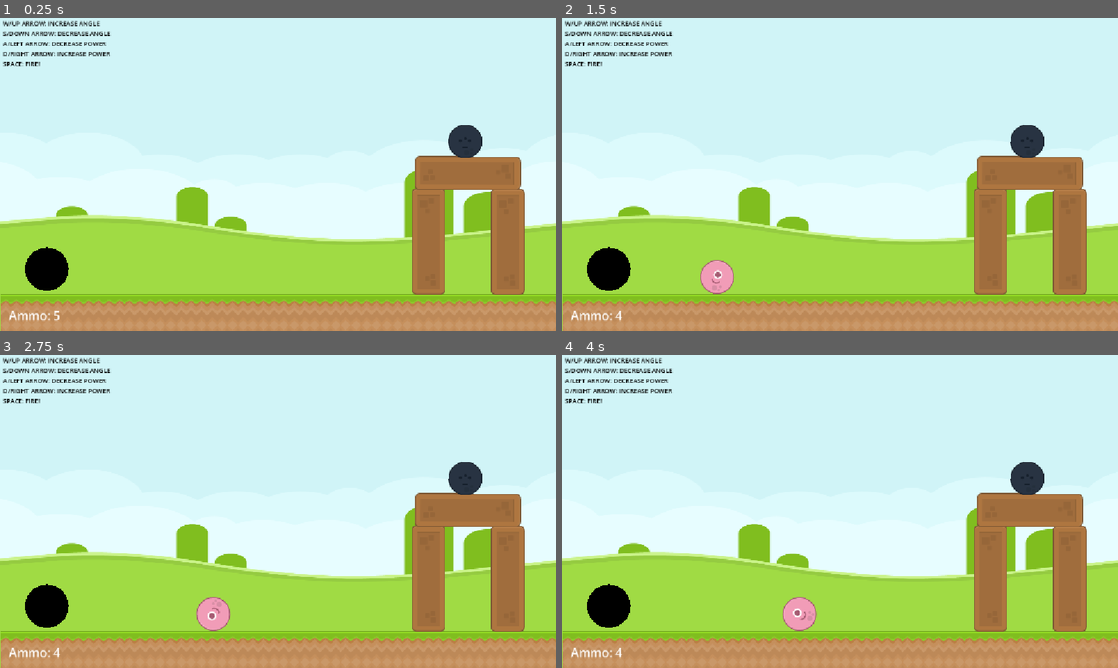
Above: before the commit, frames 1-4 (two rows, left to right).
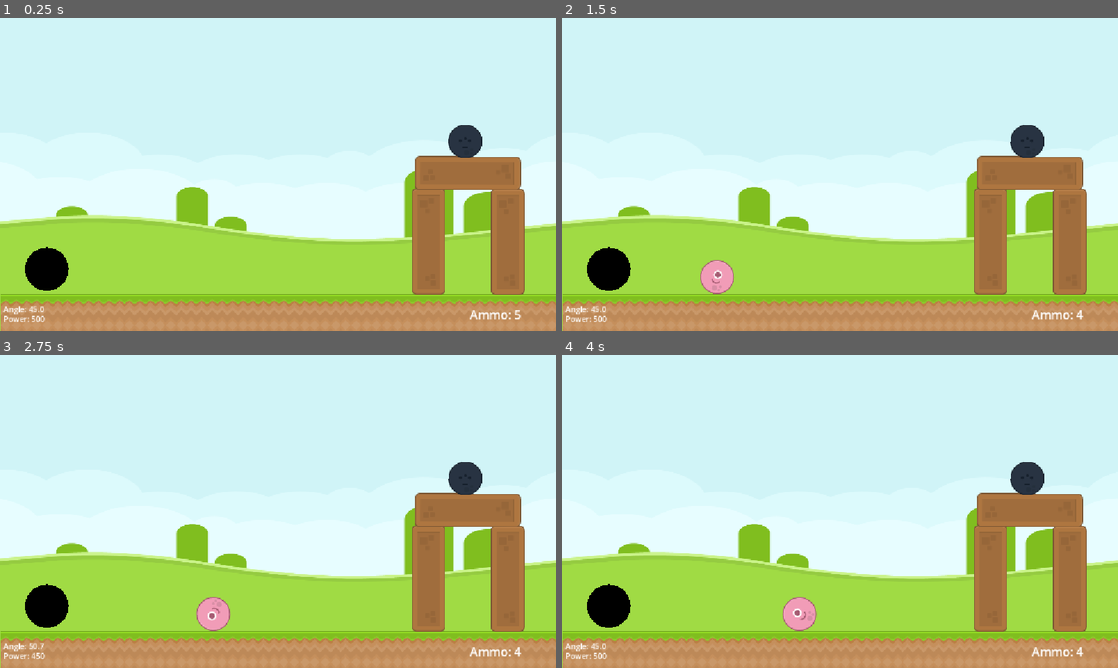
Above: after the commit, the same moments.

Repository: KyWill-18/Happy-Aliens
Game: Godot game, scene res://world.tscn
The game is run twice, just before and just after one commit, with the same random seed, the same clock (stepped at 60 frames per second) and the same inputs.
Inputs:
- Up to frame 1 (0.25 s): no input
- Up to frame 2 (1.5 s): tap Enter at 0.5 s; hold Up (angle_up) 0.53-1.28 s; tap Space (fire) at 0.6, 1.35 s; hold Down (angle_down) from 1.28 s (still down)
- Up to frame 3 (2.75 s): release Down (angle_down) at 2.03 s; hold Up (angle_up) from 2.03 s (still down); tap Left (power_decrease) at 2.1 s; tap Space (fire) at 2.3 s
- Up to frame 4 (4 s): tap Right (power_increase) at 2.85 s; tap Space (fire) at 3.05, 3.6 s; release Up (angle_up) at 3.53 s; hold Down (angle_down) from 3.53 s (still down)

The runs differ from the first frame. In frame 1, 1.3% of the frame differs, in the area x 0-94%, y 0-98%; in frame 2, 1.3%; in frame 3, 1.3%; in frame 4, 1.3%.

Commit message:
Fix HUD folder structure, remove unused signal, add angle/power display

Diff:
--- a/project/alien/alien.tscn
+++ b/project/alien/alien.tscn
@@ -24,5 +24,3 @@
 
 [node name="AudioStreamPlayer2D" type="AudioStreamPlayer2D" parent="." unique_id=1054829355]
 stream = ExtResource("3_ewdm2")
-
-[connection signal="sleeping_state_changed" from="." to="." method="_on_sleeping_state_changed"]
--- a/project/hud.gd
+++ b/project/hud/hud.gd
@@ -11,3 +11,7 @@
 		%AmmoLabel.text = "Ammo: %d" % cannon.ammo
 	else:
 		%AmmoLabel.text = "Out of ammo"
+
+func _process(_delta: float) -> void:
+	$AngleLabel.text = "Angle: %.1f" % abs(rad_to_deg(cannon.angle))
+	$PowerLabel.text = "Power: %d" % cannon.power
--- a/project/hud.tscn
+++ b/project/hud/hud.tscn
@@ -1,6 +1,6 @@
 [gd_scene format=3 uid="uid://ydgqyjehj6ru"]
 
-[ext_resource type="Script" uid="uid://bpscnmpuup0v7" path="res://hud.gd" id="1_37p78"]
+[ext_resource type="Script" uid="uid://bpscnmpuup0v7" path="res://hud/hud.gd" id="1_37p78"]
 
 [sub_resource type="LabelSettings" id="LabelSettings_37p78"]
 font_size = 25
@@ -19,14 +19,15 @@
 [node name="AmmoLabel" type="Label" parent="." unique_id=1280198715]
 unique_name_in_owner = true
 layout_mode = 0
-offset_left = 12.0
-offset_top = 597.0
-offset_right = 90.0
-offset_bottom = 627.0
+offset_left = 967.0
+offset_top = 595.0
+offset_right = 1095.0
+offset_bottom = 630.0
 text = "Ammo: "
 label_settings = SubResource("LabelSettings_37p78")
 
 [node name="ControlsLabels" type="Label" parent="." unique_id=546720370]
+visible = false
 layout_mode = 0
 offset_right = 222.0
 offset_bottom = 102.0
@@ -37,3 +38,17 @@
 SPACE: FIRE!"
 label_settings = SubResource("LabelSettings_64ctp")
 uppercase = true
+
+[node name="AngleLabel" type="Label" parent="." unique_id=1173994562]
+layout_mode = 0
+offset_left = 1.0
+offset_top = 589.0
+offset_right = 259.0
+offset_bottom = 612.0
+
+[node name="PowerLabel" type="Label" parent="." unique_id=1691665828]
+layout_mode = 0
+offset_left = 1.0
+offset_top = 609.0
+offset_right = 255.0
+offset_bottom = 632.0
--- a/project/world.tscn
+++ b/project/world.tscn
@@ -2,9 +2,9 @@
 
 [ext_resource type="PackedScene" uid="uid://bd1r8mueol5jn" path="res://ground/ground.tscn" id="2_pkg7o"]
 [ext_resource type="PackedScene" uid="uid://5gtdslah2se8" path="res://cannon/cannon.tscn" id="3_gbfbk"]
-[ext_resource type="Texture2D" uid="uid://bw1ckujmvhnha" path="res://common/colored_grass.png" id="4_ioo17"]
+[ext_resource type="Texture2D" uid="uid://bw1ckujmvhnha" path="res://colored_grass.png" id="4_ioo17"]
 [ext_resource type="PackedScene" uid="uid://b5s2ibwutjn1i" path="res://tower/tower.tscn" id="5_wse8f"]
-[ext_resource type="PackedScene" uid="uid://ydgqyjehj6ru" path="res://hud.tscn" id="6_dwbse"]
+[ext_resource type="PackedScene" uid="uid://ydgqyjehj6ru" path="res://hud/hud.tscn" id="6_dwbse"]
 [ext_resource type="PackedScene" uid="uid://b3ij7f7x6b2xb" path="res://sad_alien/sad_alien.tscn" id="6_ic0uy"]
 
 [node name="World" type="Node2D" unique_id=363297933]
Renamed: project/common/colored_grass.png -> project/colored_grass.png
Not shown, changed: project/colored_grass.png.import
Renamed: project/hud.gd.uid -> project/hud/hud.gd.uid
